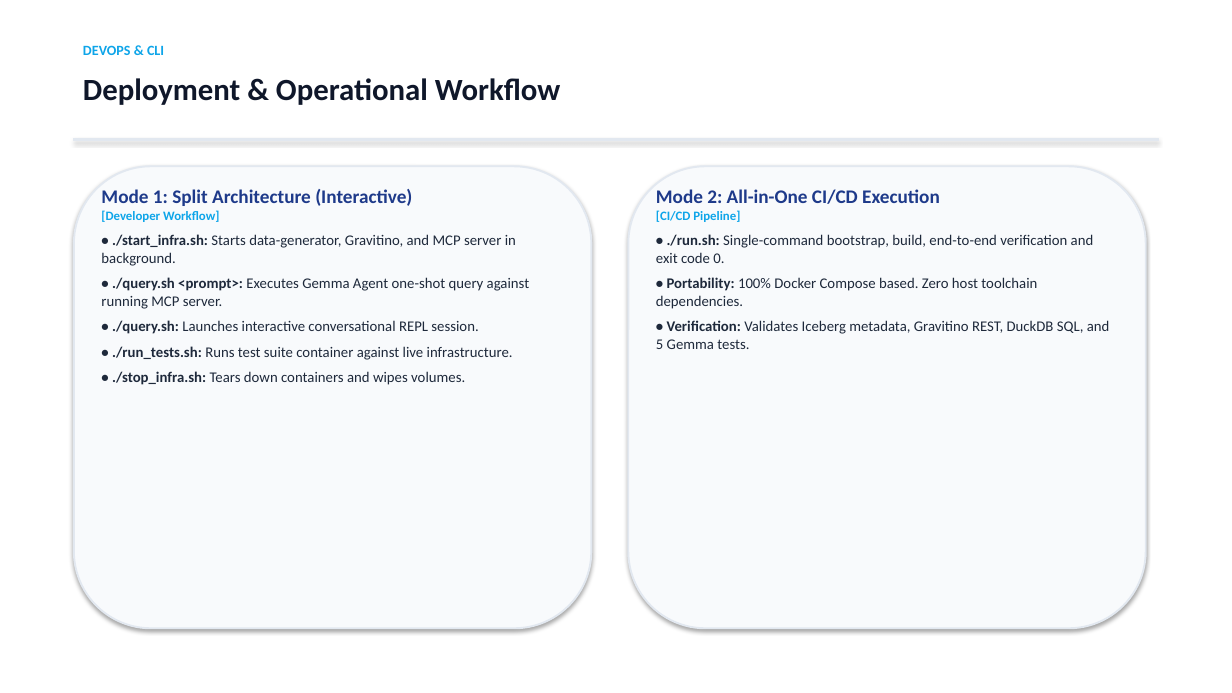
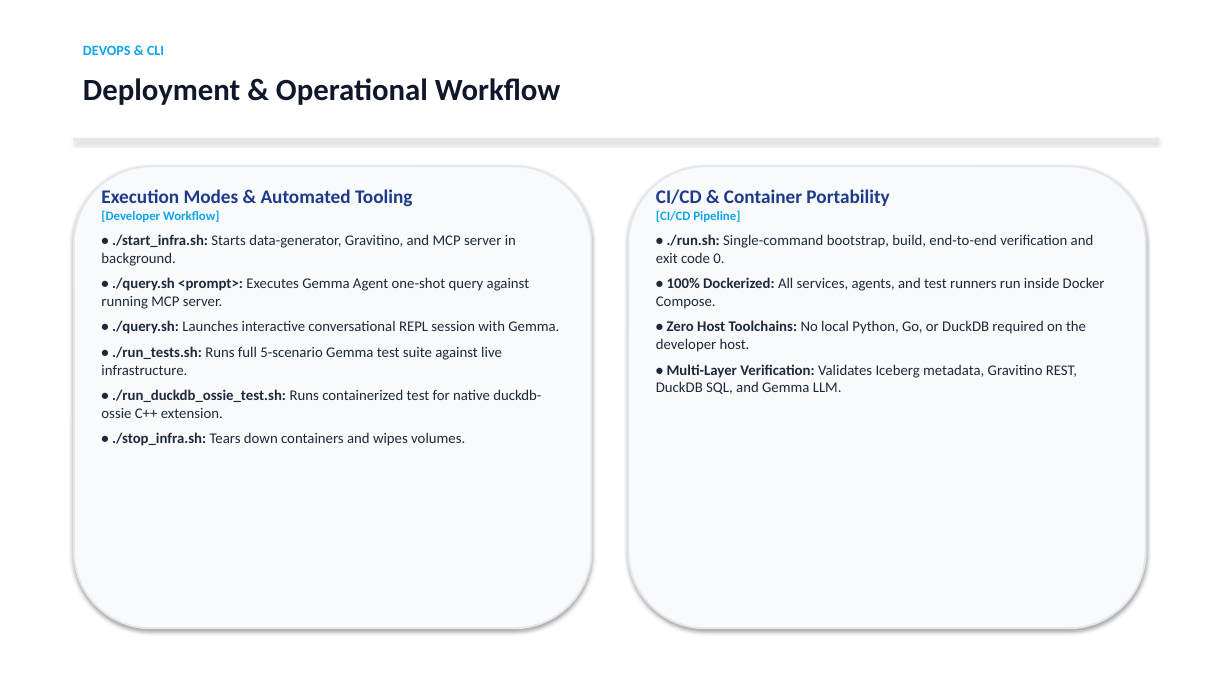
Before and after one commit to EunomiaUPM/DeploytourOnto, a slide deck: slide 13 of DEPLOYTOUR_PoC_Architecture_and_Testing.pptx (slide 12 before the commit). Drawn at 1232x693 pixels with LibreOffice and Linux fonts; fonts in the diff are those of the drawing. Boxes give left, top, right and bottom in pixels: in the first picture for what was removed or moved away, otherwise in the second. Text is boxed around its words. In the diff, an @@ line names an element or a change of style, - is before the commit and + after.

Commit message:
docs: upgrade README, TESTING, and presentation with duckdb-ossie evaluation

```diff
--- a/DEPLOYTOUR_PoC_Architecture_and_Testing.pptx
+++ b/DEPLOYTOUR_PoC_Architecture_and_Testing.pptx
@@ text at [101, 189, 412, 207]: text changed @@
-Mode 1: Split Architecture (Interactive)
+Execution Modes & Automated Tooling
@@ text at [656, 189, 889, 206]: text changed @@
-Mode 2: All-in-One CI/CD Execution
+CI/CD & Container Portability
@@ text at [656, 277, 1105, 394]: text changed @@
-• Portability: 100% Docker Compose based. Zero host toolchain dependencies.
-• Verification: Validates Iceberg metadata, Gravitino REST, DuckDB SQL, and 5 Gemma tests.
+• 100% Dockerized: All services, agents, and test runners run inside Docker Compose.
+• Zero Host Toolchains: No local Python, Go, or DuckDB required on the developer host.
+• Multi-Layer Verification: Validates Iceberg metadata, Gravitino REST, DuckDB SQL, and Gemma LLM.
@@ text at [101, 320, 559, 418]: text changed @@
-• ./query.sh: Launches interactive conversational REPL session.
-• ./run_tests.sh: Runs test suite container against live infrastructure.
+• ./query.sh: Launches interactive conversational REPL session with Gemma.
+• ./run_tests.sh: Runs full 5-scenario Gemma test suite against live infrastructure.
+• ./run_duckdb_ossie_test.sh: Runs containerized test for native duckdb-ossie C++ extension.
```
Also in this commit, not shown: 1 other slide changed, 1 slide added, 3 other files.
